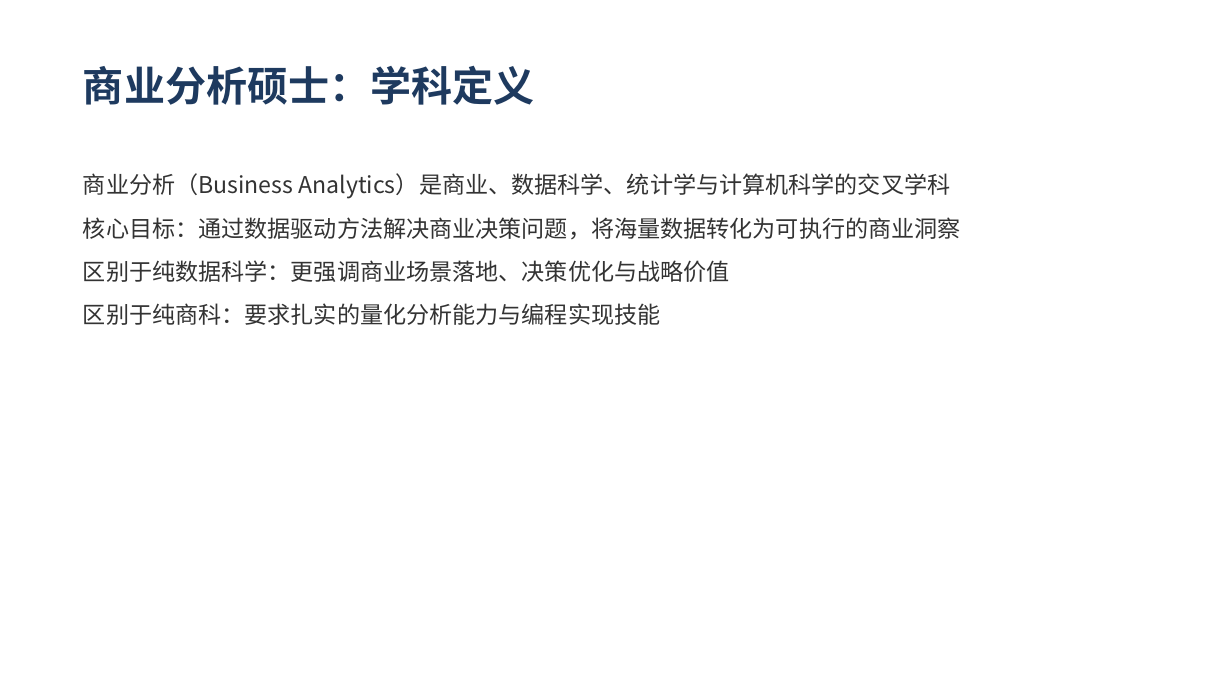
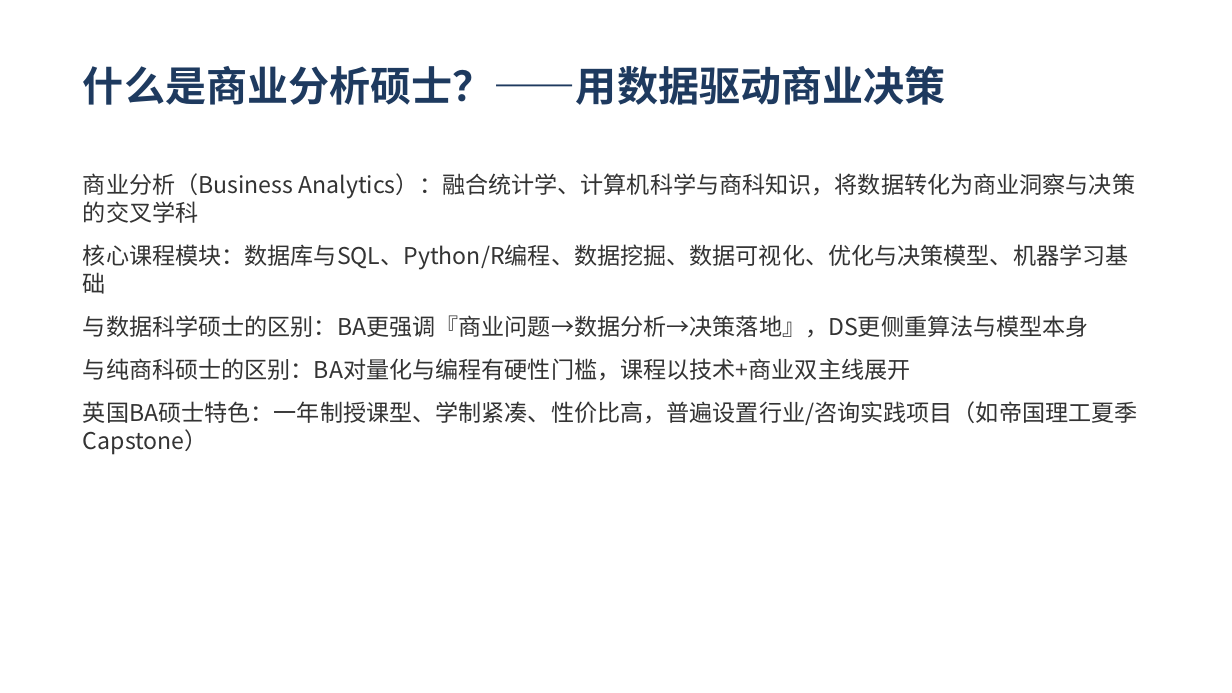
Before and after one commit to SunJenry/PPT_Generator, a slide deck: slide 2 of demo/demo1.pptx (slide 3 before the commit). Drawn at 1232x693 pixels with LibreOffice and Linux fonts; fonts in the diff are those of the drawing. Boxes give left, top, right and bottom in pixels: in the first picture for what was removed or moved away, otherwise in the second. Text is boxed around its words. In the diff, an @@ line names an element or a change of style, - is before the commit and + after.

```diff
--- a/demo/demo1.pptx
+++ b/demo/demo1.pptx
@@ text at (x1=83, y1=66, x2=946, y2=105): text changed @@
-商业分析硕士：学科定义
+什么是商业分析硕士？——用数据驱动商业决策
@@ text at (x1=83, y1=173, x2=1138, y2=455): text changed @@
-商业分析（Business Analytics）是商业、数据科学、统计学与计算机科学的交叉学科
-核心目标：通过数据驱动方法解决商业决策问题，将海量数据转化为可执行的商业洞察
-区别于纯数据科学：更强调商业场景落地、决策优化与战略价值
-区别于纯商科：要求扎实的量化分析能力与编程实现技能
+商业分析（Business Analytics）：融合统计学、计算机科学与商科知识，将数据转化为商业洞察与决策的交叉学科
+核心课程模块：数据库与SQL、Python/R编程、数据挖掘、数据可视化、优化与决策模型、机器学习基础
+与数据科学硕士的区别：BA更强调『商业问题→数据分析→决策落地』，DS更侧重算法与模型本身
+与纯商科硕士的区别：BA对量化与编程有硬性门槛，课程以技术+商业双主线展开
+英国BA硕士特色：一年制授课型、学制紧凑、性价比高，普遍设置行业/咨询实践项目（如帝国理工夏季Capstone）
```
Also in this commit, not shown: 13 other slides changed, 13 slides added, 16 slides removed.
